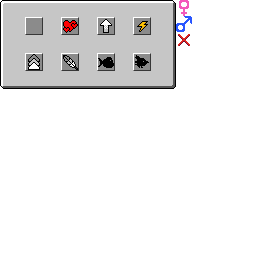
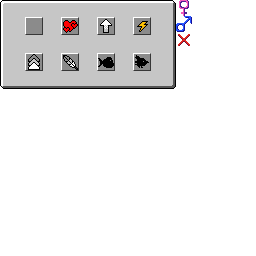
Revision of a layered 256 x 256 image; what changed, layer by layer:
painted on "Female" over [left=180, top=0, right=189, bottom=16]
painted on "Male" over [left=177, top=17, right=192, bottom=32]
